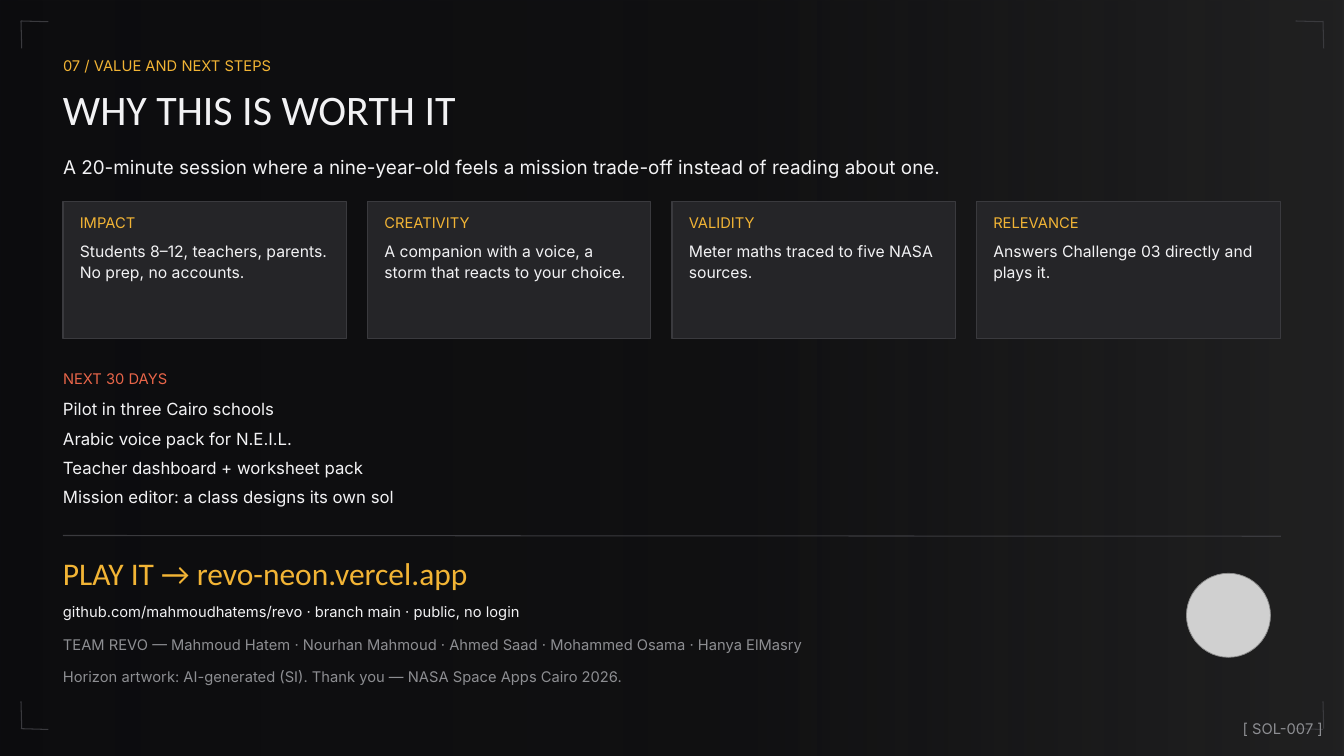
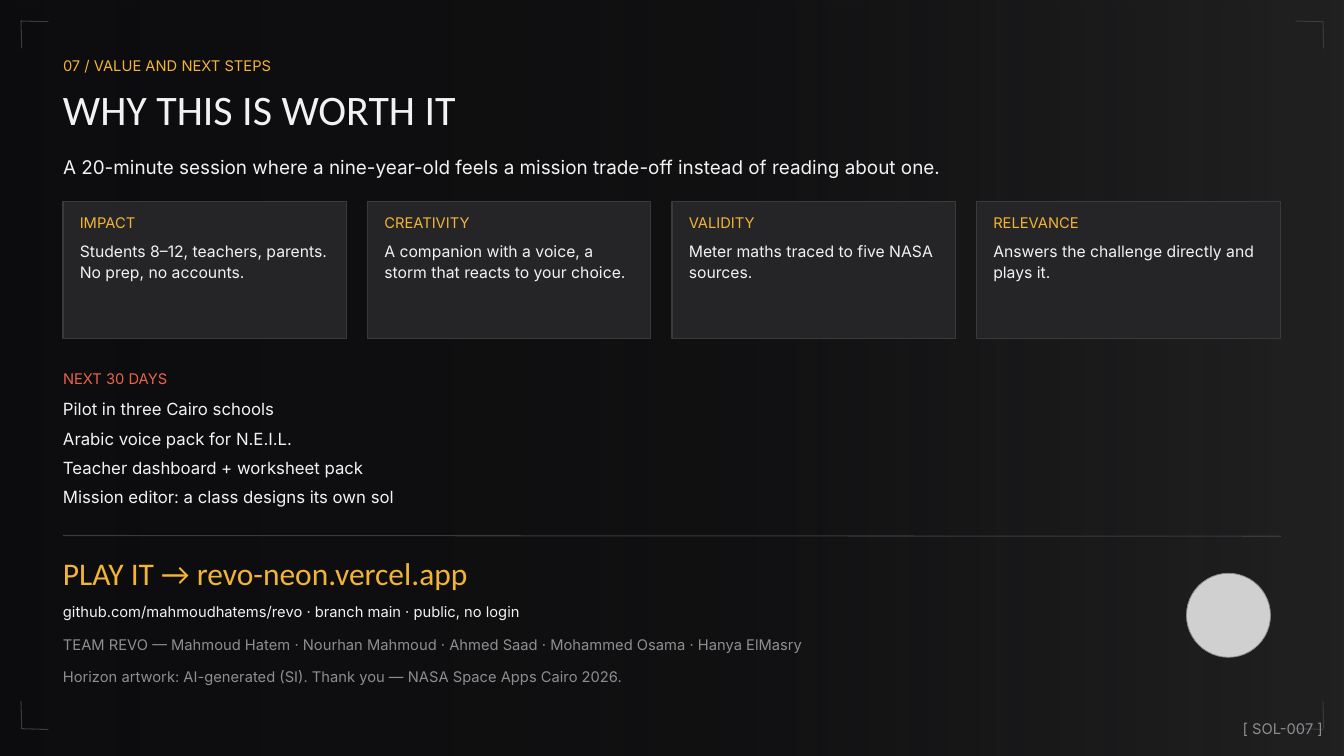
Before and after one commit to mahmoudhatems/revo, a slide deck: slide 7 of public/demo/REVO-Demo-7-Slides.pptx. Drawn at 1344x756 pixels with LibreOffice and Linux fonts; fonts in the diff are those of the drawing; grey boxes stand for pictures; background and template pictures are left out; a plain dark background stands for a picture behind light text. Boxes give left, top, right and bottom in pixels: in the first picture for what was removed or moved away, otherwise in the second. Text is boxed around its words. In the diff, an @@ line names an element or a change of style, - is before the commit and + after.

Commit message:
demo: final wording pass (no unverified challenge number)

```diff
--- a/public/demo/REVO-Demo-7-Slides.pptx
+++ b/public/demo/REVO-Demo-7-Slides.pptx
@@ text at box(993, 245, 1254, 282): text changed @@
-Answers Challenge 03 directly and plays it.
+Answers the challenge directly and plays it.
```
Also in this commit, not shown: 6 other files.
